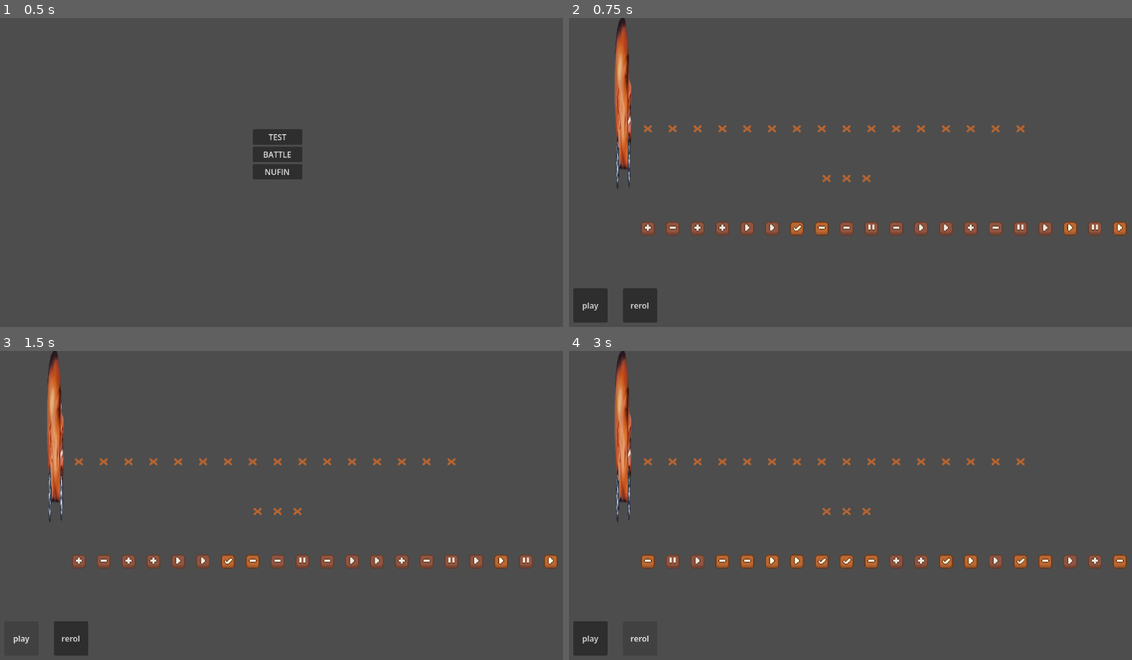
Above: before the commit, frames 1-4 (two rows, left to right).
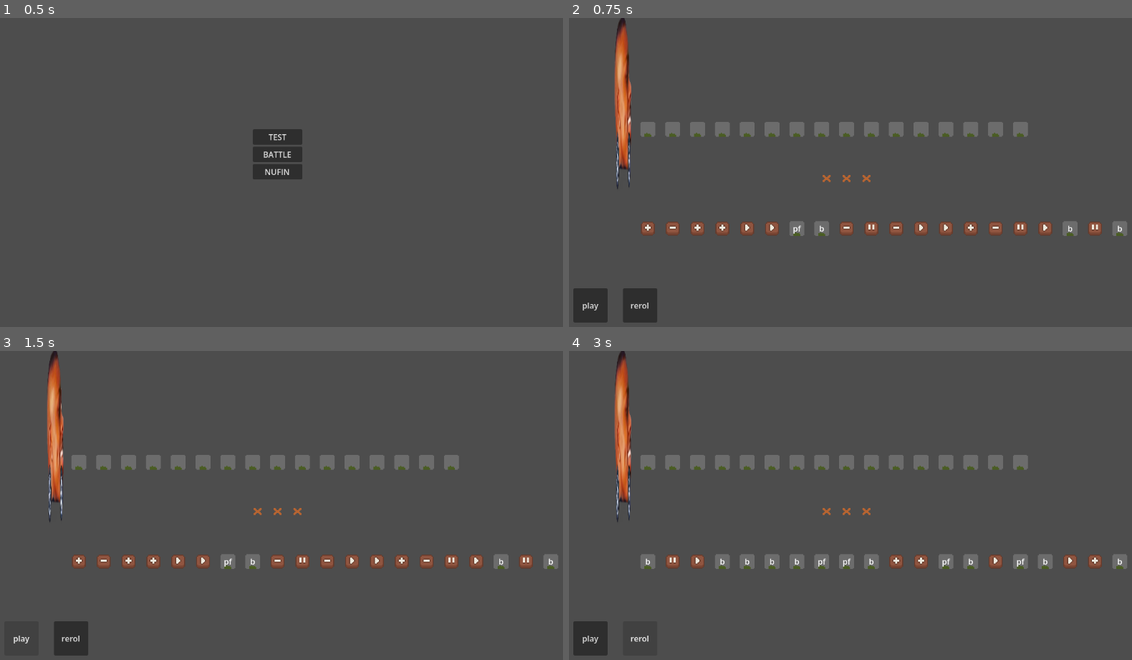
Above: after the commit, the same moments.

Repository: Astmatik001/beat_it_test
Game: Godot game, scene res://scenes/levels/start_screen.tscn
Same seed, same stepped clock (60 frames per second), same inputs: the game is played once before the commit and once after it.
Inputs:
- Up to frame 1 (0.5 s): no input
- Up to frame 2 (0.75 s): click "TEST" at 0.5 s
- Up to frame 3 (1.5 s): click "play" at 1.25 s
- Up to frame 4 (3 s): click "play" at 2 s; click "rerol" at 2.75 s

Frame 1 is identical in both runs. In frame 2, 2.4% of the frame differs, in the area x 12-100%, y 33-71%; in frame 3, 2.4%; in frame 4, 3.4%.

Commit message:
new sprites for some tiles

Diff:
--- a/scenes/tiles/sound_tiles/hi_hat_tile.tscn
+++ b/scenes/tiles/sound_tiles/hi_hat_tile.tscn
@@ -1,8 +1,13 @@
 [gd_scene format=3 uid="uid://d31m5d6ly7soe"]
 
 [ext_resource type="Script" uid="uid://cls4siepxr2xo" path="res://scripts/tiles/sound_tiles/hi_hat_tile.gd" id="1_musjt"]
+[ext_resource type="Texture2D" uid="uid://dlpe2lhas4w85" path="res://assets/qarer.png" id="2_og7rs"]
 [ext_resource type="Texture2D" uid="uid://twg5fxdswd58" path="res://assets/MediavelFree.png" id="2_pki5q"]
 [ext_resource type="Script" uid="uid://di4blv1blky88" path="res://scripts/tiles/sound_object.gd" id="3_cut5r"]
+
+[sub_resource type="AtlasTexture" id="AtlasTexture_6d3rk"]
+atlas = ExtResource("2_og7rs")
+region = Rect2(17, 16, 15, 15)
 
 [sub_resource type="AtlasTexture" id="AtlasTexture_lyusa"]
 atlas = ExtResource("2_pki5q")
@@ -11,6 +16,9 @@
 [sub_resource type="SpriteFrames" id="SpriteFrames_3cjd8"]
 animations = [{
 "frames": [{
+"duration": 1.0,
+"texture": SubResource("AtlasTexture_6d3rk")
+}, {
 "duration": 1.0,
 "texture": SubResource("AtlasTexture_lyusa")
 }],
@@ -36,3 +44,12 @@
 [node name="sound_object" type="AudioStreamPlayer2D" parent="." unique_id=1356694074]
 bus = &"Sounds"
 script = ExtResource("3_cut5r")
+
+[node name="Label" type="Label" parent="." unique_id=1522204080]
+offset_left = -15.0
+offset_top = -15.0
+offset_right = 15.0
+offset_bottom = 15.0
+text = "b"
+horizontal_alignment = 1
+vertical_alignment = 1
--- a/scenes/tiles/sound_tiles/kick_tile.tscn
+++ b/scenes/tiles/sound_tiles/kick_tile.tscn
@@ -3,8 +3,13 @@
 [ext_resource type="Script" uid="uid://cxsirp7ku0iyl" path="res://scripts/tiles/sound_tiles/kick_tile.gd" id="1_sgh1d"]
 [ext_resource type="Script" uid="uid://di4blv1blky88" path="res://scripts/tiles/sound_object.gd" id="2_811vs"]
 [ext_resource type="Texture2D" uid="uid://twg5fxdswd58" path="res://assets/MediavelFree.png" id="3_2mg1y"]
+[ext_resource type="Texture2D" uid="uid://dlpe2lhas4w85" path="res://assets/qarer.png" id="3_b74wu"]
 
 [sub_resource type="RectangleShape2D" id="RectangleShape2D_j7h53"]
+
+[sub_resource type="AtlasTexture" id="AtlasTexture_d3ebu"]
+atlas = ExtResource("3_b74wu")
+region = Rect2(17, 16, 15, 15)
 
 [sub_resource type="AtlasTexture" id="AtlasTexture_4ds0d"]
 atlas = ExtResource("3_2mg1y")
@@ -13,6 +18,9 @@
 [sub_resource type="SpriteFrames" id="SpriteFrames_mxuuj"]
 animations = [{
 "frames": [{
+"duration": 1.0,
+"texture": SubResource("AtlasTexture_d3ebu")
+}, {
 "duration": 1.0,
 "texture": SubResource("AtlasTexture_4ds0d")
 }],
@@ -36,3 +44,12 @@
 texture_filter = 1
 scale = Vector2(2, 2)
 sprite_frames = SubResource("SpriteFrames_mxuuj")
+
+[node name="Label" type="Label" parent="." unique_id=50898558]
+offset_left = -15.0
+offset_top = -15.0
+offset_right = 15.0
+offset_bottom = 15.0
+text = "b"
+horizontal_alignment = 1
+vertical_alignment = 1
--- a/scenes/tiles/sound_tiles/snare_tile.tscn
+++ b/scenes/tiles/sound_tiles/snare_tile.tscn
@@ -2,9 +2,14 @@
 
 [ext_resource type="Script" uid="uid://cv7ifnv3xt7tm" path="res://scripts/tiles/sound_tiles/snare_tile.gd" id="1_uvpa8"]
 [ext_resource type="Script" uid="uid://di4blv1blky88" path="res://scripts/tiles/sound_object.gd" id="2_iufiy"]
+[ext_resource type="Texture2D" uid="uid://dlpe2lhas4w85" path="res://assets/qarer.png" id="3_cv173"]
 [ext_resource type="Texture2D" uid="uid://twg5fxdswd58" path="res://assets/MediavelFree.png" id="3_h1otr"]
 
 [sub_resource type="RectangleShape2D" id="RectangleShape2D_wbdml"]
+
+[sub_resource type="AtlasTexture" id="AtlasTexture_f2fhs"]
+atlas = ExtResource("3_cv173")
+region = Rect2(17, 16, 15, 15)
 
 [sub_resource type="AtlasTexture" id="AtlasTexture_tex4j"]
 atlas = ExtResource("3_h1otr")
@@ -13,6 +18,9 @@
 [sub_resource type="SpriteFrames" id="SpriteFrames_qot0o"]
 animations = [{
 "frames": [{
+"duration": 1.0,
+"texture": SubResource("AtlasTexture_f2fhs")
+}, {
 "duration": 1.0,
 "texture": SubResource("AtlasTexture_tex4j")
 }],
@@ -36,3 +44,12 @@
 texture_filter = 1
 scale = Vector2(2, 2)
 sprite_frames = SubResource("SpriteFrames_qot0o")
+
+[node name="Label" type="Label" parent="." unique_id=596936870]
+offset_left = -15.0
+offset_top = -15.0
+offset_right = 15.0
+offset_bottom = 15.0
+text = "pf"
+horizontal_alignment = 1
+vertical_alignment = 1
--- a/scenes/tiles/space_tile.tscn
+++ b/scenes/tiles/space_tile.tscn
@@ -1,19 +1,19 @@
 [gd_scene format=3 uid="uid://2vunymsk75ui"]
 
 [ext_resource type="Script" uid="uid://i1aimmuaw2es" path="res://scripts/tiles/space_tile.gd" id="1_yyonv"]
-[ext_resource type="Texture2D" uid="uid://twg5fxdswd58" path="res://assets/MediavelFree.png" id="2_q4exi"]
+[ext_resource type="Texture2D" uid="uid://dlpe2lhas4w85" path="res://assets/qarer.png" id="2_cbi6d"]
 
 [sub_resource type="RectangleShape2D" id="RectangleShape2D_cbi6d"]
 
-[sub_resource type="AtlasTexture" id="AtlasTexture_faiwb"]
-atlas = ExtResource("2_q4exi")
-region = Rect2(224, 80, 16, 16)
+[sub_resource type="AtlasTexture" id="AtlasTexture_ay3j4"]
+atlas = ExtResource("2_cbi6d")
+region = Rect2(17, 16, 15, 15)
 
 [sub_resource type="SpriteFrames" id="SpriteFrames_oktly"]
 animations = [{
 "frames": [{
 "duration": 1.0,
-"texture": SubResource("AtlasTexture_faiwb")
+"texture": SubResource("AtlasTexture_ay3j4")
 }],
 "loop": true,
 "name": &"default",
Not shown, changed: DONE.txt
Not shown, changed: TODO.txt
